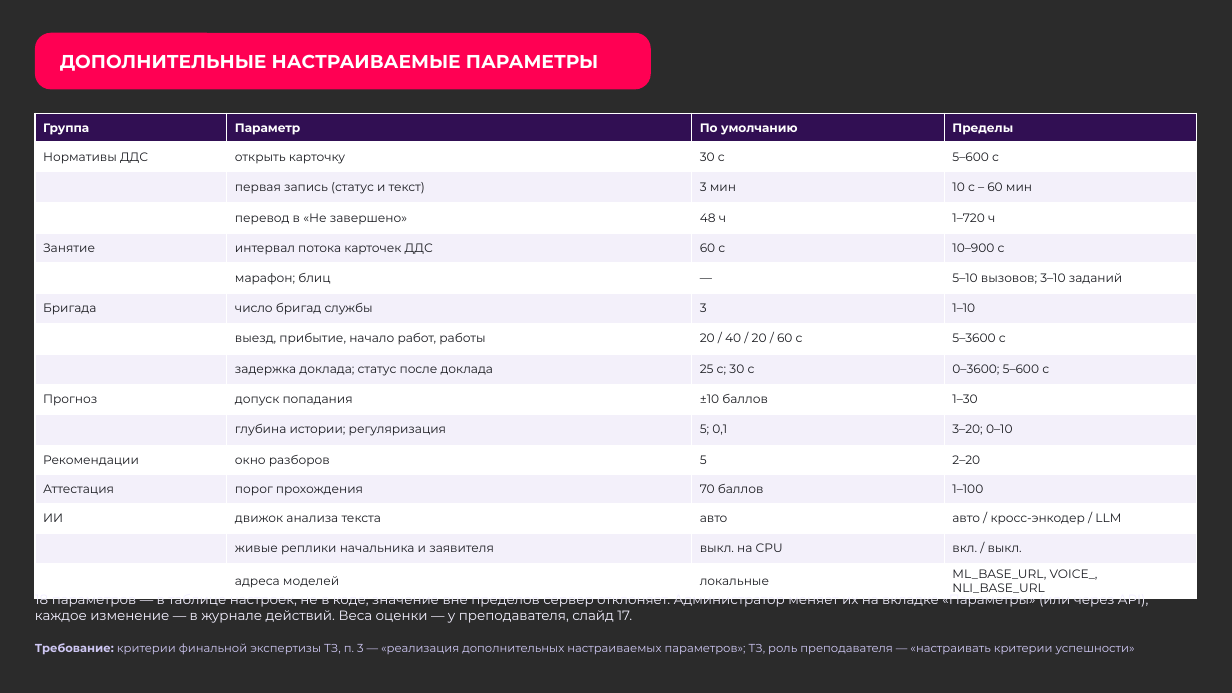
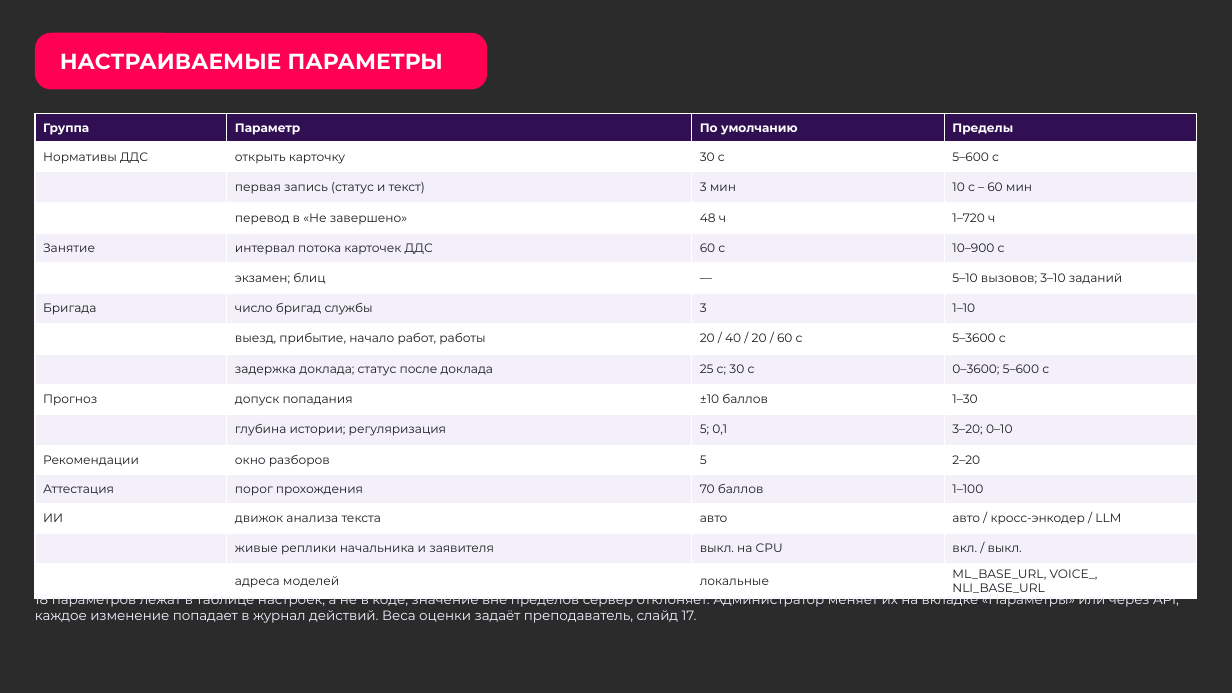
Before and after one commit to Den4ikAI/arm112-trainer_final, a slide deck: slide 18 of docs/презентация.pptx. Drawn at 1232x693 pixels with LibreOffice and Linux fonts; fonts in the diff are those of the drawing; background and template pictures are left out; a plain dark background stands for a picture behind light text. Boxes give left, top, right and bottom in pixels: in the first picture for what was removed or moved away, otherwise in the second. Text is boxed around its words. In the diff, an @@ line names an element or a change of style, - is before the commit and + after.

```diff
--- a/docs/презентация.pptx
+++ b/docs/презентация.pptx
@@ rounded rectangle "НАСТРАИВАЕМЫЕ ПАРАМЕТРЫ": place and size @@
-rounded rectangle "НАСТРАИВАЕМЫЕ ПАРАМЕТРЫ" at <box>35,32,652,89</box>
+rounded rectangle "НАСТРАИВАЕМЫЕ ПАРАМЕТРЫ" at <box>35,32,488,89</box>
@@ text in rounded rectangle at <box>60,53,443,70</box>: text changed; size 14.5 to 17 pt @@
-ДОПОЛНИТЕЛЬНЫЕ НАСТРАИВАЕМЫЕ ПАРАМЕТРЫ
+НАСТРАИВАЕМЫЕ ПАРАМЕТРЫ
@@ table at <box>35,113,1197,597</box> @@
-row 6, column 2: марафон; блиц
+row 6, column 2: экзамен; блиц
@@ text at <box>35,590,1179,623</box>: text changed @@
-18 параметров — в таблице настроек, не в коде; значение вне пределов сервер отклоняет. Администратор меняет их на вкладке «Параметры» (или через API), каждое изменение — в журнале действий. Веса оценки — у преподавателя, слайд 17.
+18 параметров лежат в таблице настроек, а не в коде; значение вне пределов сервер отклоняет. Администратор меняет их на вкладке «Параметры» или через API, каждое изменение попадает в журнал действий. Веса оценки задаёт преподаватель, слайд 17.
@@ text removed at <box>35,643,1135,655</box> @@
-Требование: критерии финальной экспертизы ТЗ, п. 3 — «реализация дополнительных настраиваемых параметров»; ТЗ, роль преподавателя — «настраивать критерии успешности»
```
Also in this commit, not shown: 25 other slides changed, 6 other files.
